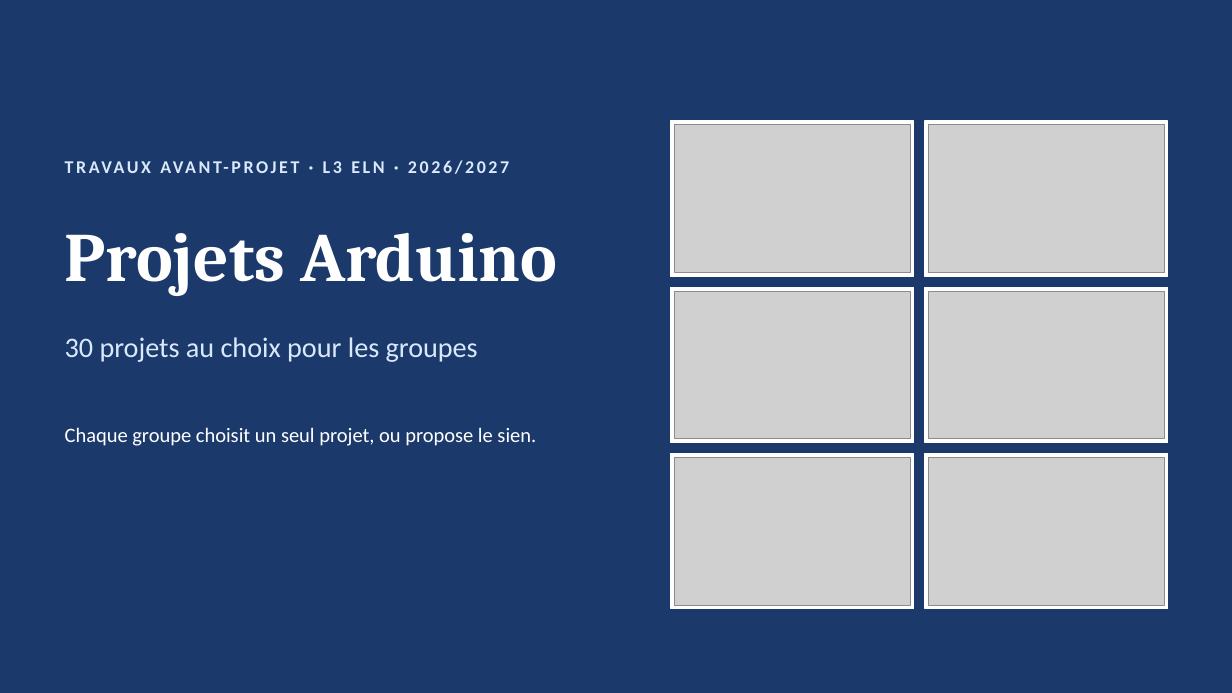
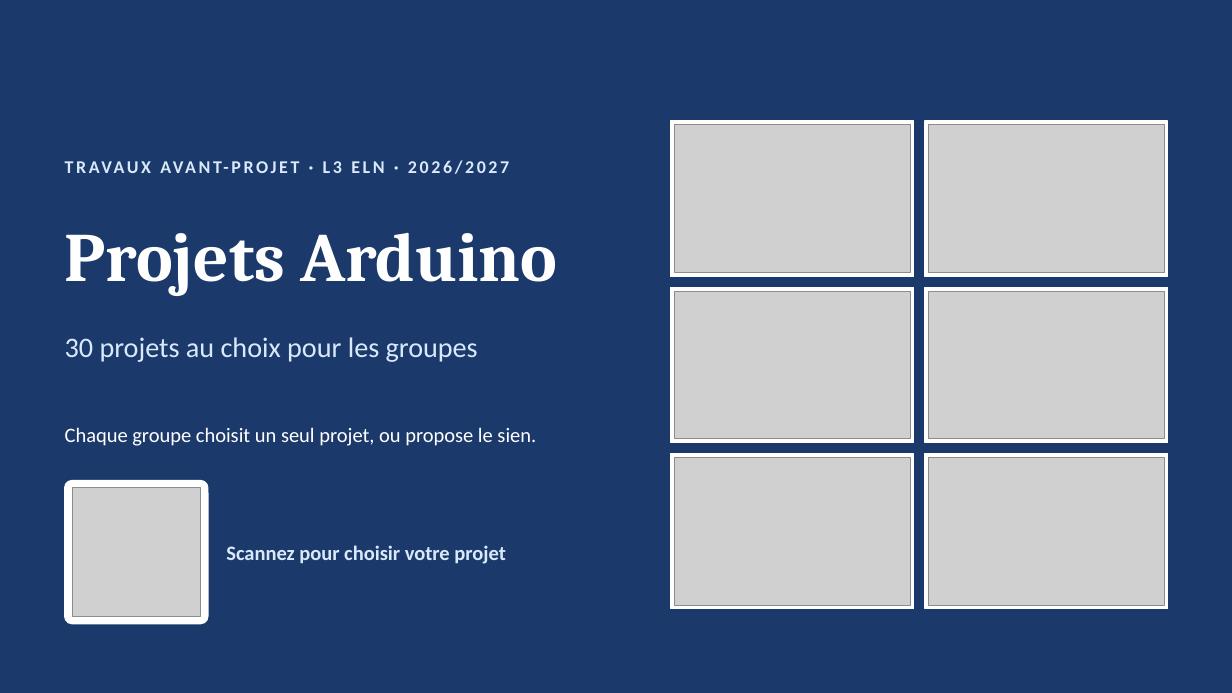
Before and after one commit to saidregani/myphdproject, a slide deck: slide 1 of projets/Projets_Arduino_L3_ELN.pptx. Drawn at 1232x693 pixels with LibreOffice and Linux fonts; fonts in the diff are those of the drawing; grey boxes stand for pictures. Boxes give left, top, right and bottom in pixels: in the first picture for what was removed or moved away, otherwise in the second. Text is boxed around its words. In the diff, an @@ line names an element or a change of style, - is before the commit and + after.

```diff
--- a/projets/Projets_Arduino_L3_ELN.pptx
+++ b/projets/Projets_Arduino_L3_ELN.pptx
@@ rounded rectangle added at bbox=[65, 481, 208, 624], fill #FFFFFF, outline #FFFFFF 1 pt @@
@@ picture added at bbox=[72, 488, 201, 616] @@
@@ text added at bbox=[226, 545, 506, 564], 16 pt, text #D9E9FB, bold @@
+Scannez pour choisir votre projet
```
Also in this commit, not shown: 1 slide added, 5 other files.
